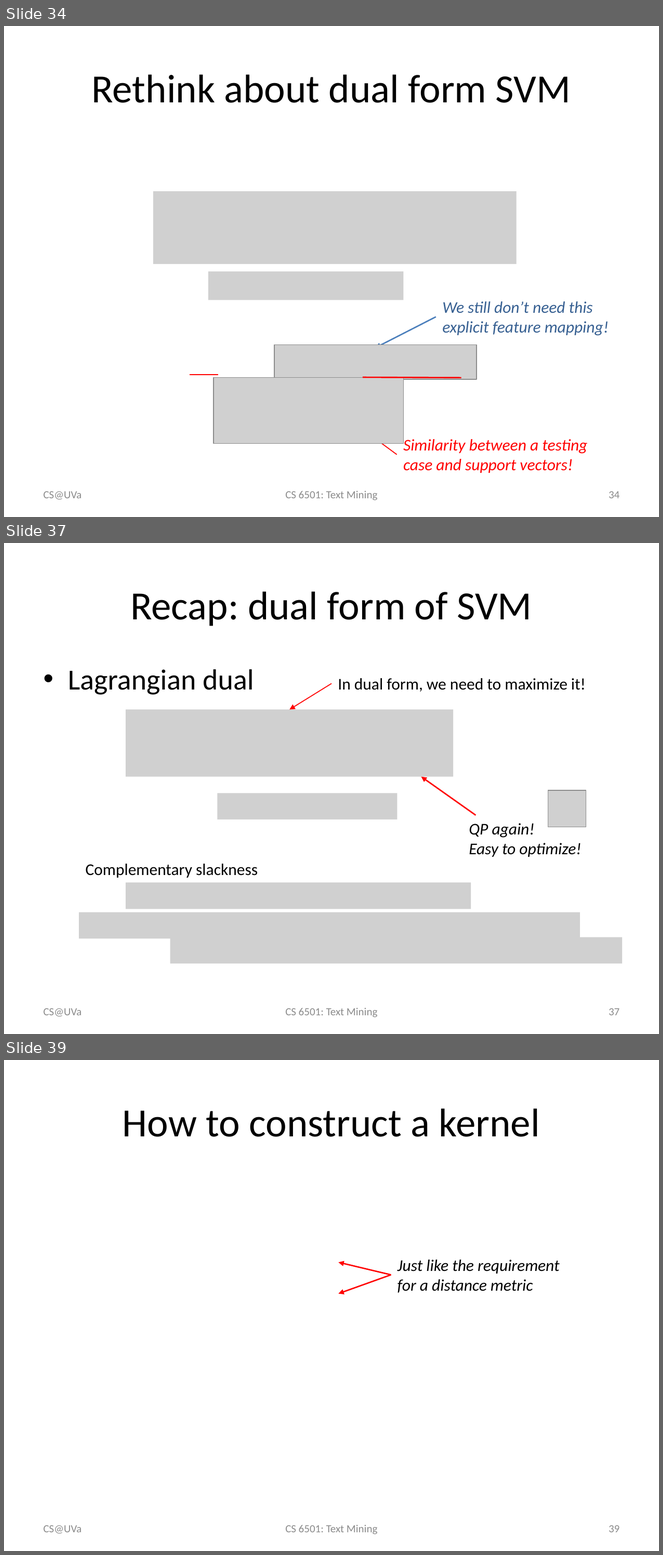
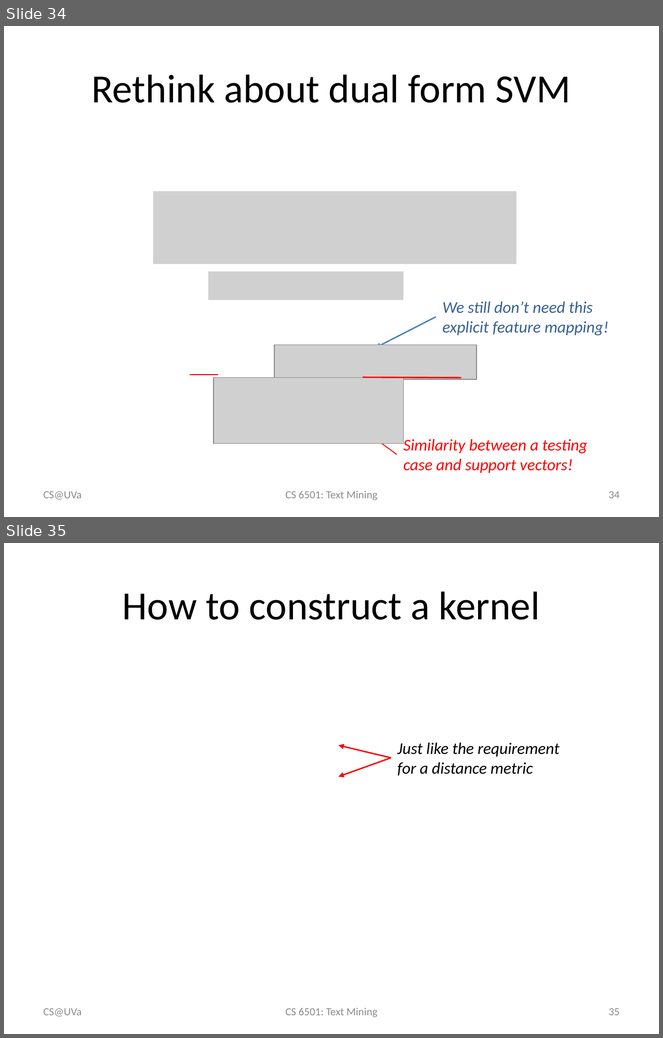
Before and after one commit to wang296/CS6501-Text-Mining, a slide deck: docs/svm.pptx. Shown one above the other, each under a label of ours: slides 34, 37 and 39 before the commit, slides 34 and 35 after it; the slides between them are not shown. The pictures are 663x1555 and 663x1038 pixels, drawn with LibreOffice and Linux fonts; fonts in the diff are those of the drawing; grey boxes stand for pictures. Boxes give left, top, right and bottom in pixels: in the first picture for what was removed or moved away, otherwise in the second. Text is boxed around its words. In the diff, an @@ line names an element or a change of style, - is before the commit and + after.

```diff
--- a/docs/svm.pptx
+++ b/docs/svm.pptx
@@ slide 37 removed at (4,543,659,1034), background #FFFFFF @@
@@ title removed at (130,591,532,626) @@
-Recap: dual form of SVM
@@ text removed at (68,669,254,695) @@
-• Lagrangian dual
@@ text removed at (338,678,586,692) @@
-In dual form, we need to maximize it!
@@ arrow removed from (332, 684) to (289, 709) @@
@@ picture removed at (126,709,453,777) @@
@@ arrow removed from (476, 815) to (422, 777) @@
@@ picture removed at (548,791,586,827) @@
@@ picture removed at (218,793,398,820) @@
@@ text removed at (469,823,581,857) @@
-QP again!
-Easy to optimize!
@@ text removed at (86,864,258,878) @@
-Complementary slackness
@@ picture removed at (126,883,471,909) @@
@@ picture removed at (79,913,580,939) @@
@@ picture removed at (170,938,622,964) @@
@@ text removed at (44,1008,82,1017) @@
-CS@UVa
@@ text removed at (285,1008,377,1018) @@
-CS 6501: Text Mining
@@ page number removed at (609,1008,620,1016) @@
-37
@@ what was slide 39 is now slide 35 @@
@@ page number at (609,1008,620,1016): text changed @@
-39
+35
```
Also in this commit, not shown: 3 other slides removed, 7 other files.
